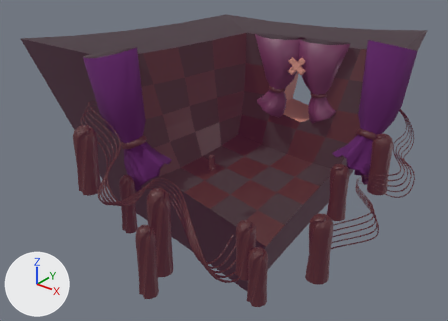
Before and after pictures for a commit that changed the FBX model Symphony Season/Symphony Season/Assets/1.Assets/Art/Environment/MusicPuzzleBlockRedesignAmendment.fbx.
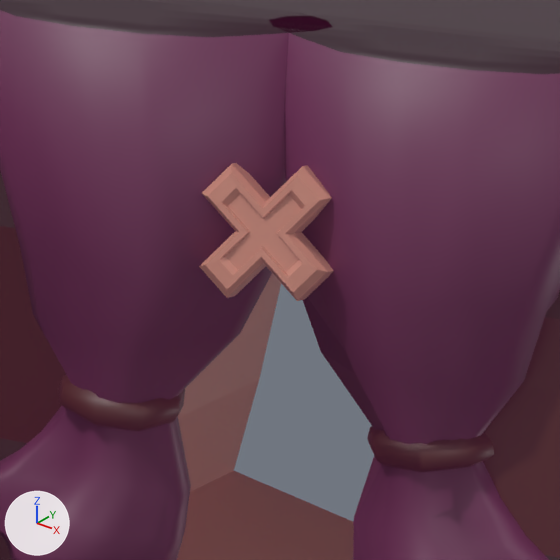
Each version is shown whole from a camera (50 mm lens) standing at (44.8, -53.6, 34.1) and looking at (-14.4, 20.4, -11.8), then close up on the part from 58% to 75% of the width and 11% to 34% of the height. Lighting does not change. The marker at lower left points along +X, +Y and +Z. Vertices at the same position are counted once.

In view in the first close-up: 'PuzzleEnvironment'.
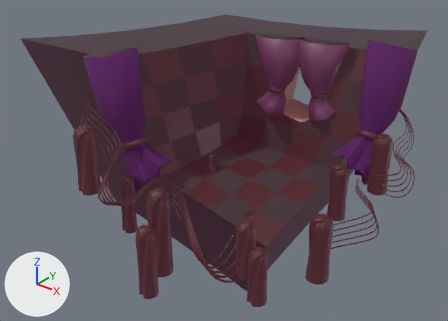
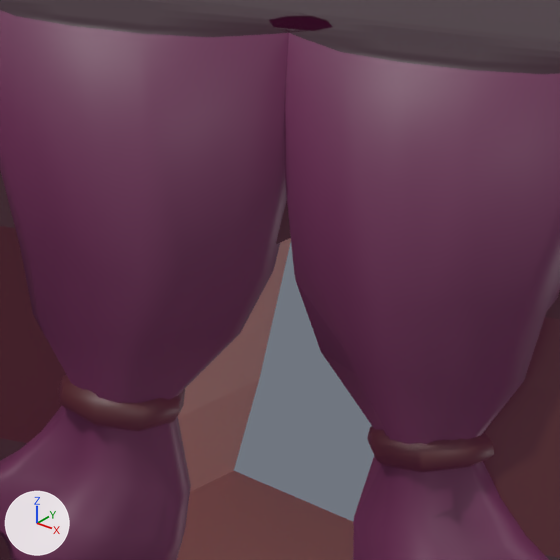
Pixel boxes (x1, y1, x2, y2) of what changed, in the close-ups (560 x 560 px):
part 1 of me_cylinder_043, deleted (brown): before (199, 163, 334, 301)

Patch to the scene script:
```diff
--- a/Symphony Season/Symphony Season/Assets/1.Assets/Art/Environment/MusicPuzzleBlockRedesignAmendment.fbx.py
+++ b/Symphony Season/Symphony Season/Assets/1.Assets/Art/Environment/MusicPuzzleBlockRedesignAmendment.fbx.py
@@ me_cylinder_043 @@
 me_cylinder_043.from_pydata(...)  # 6057 vertices, 6869 faces; spans x -48.6..19.0, y -11.4..56.3, z -28.6..12.5
 # used by ob_puzzleenvironment; location = (0.0, 0.0, 0.0)
+# me_cylinder_043 part 1: the loose piece of 60 vertices spanning x -0.9..1.8, y 17.4..18.9, z 6.8..9.5 is deleted
 me_cylinder_043.materials.append(mat_material_009)
```
